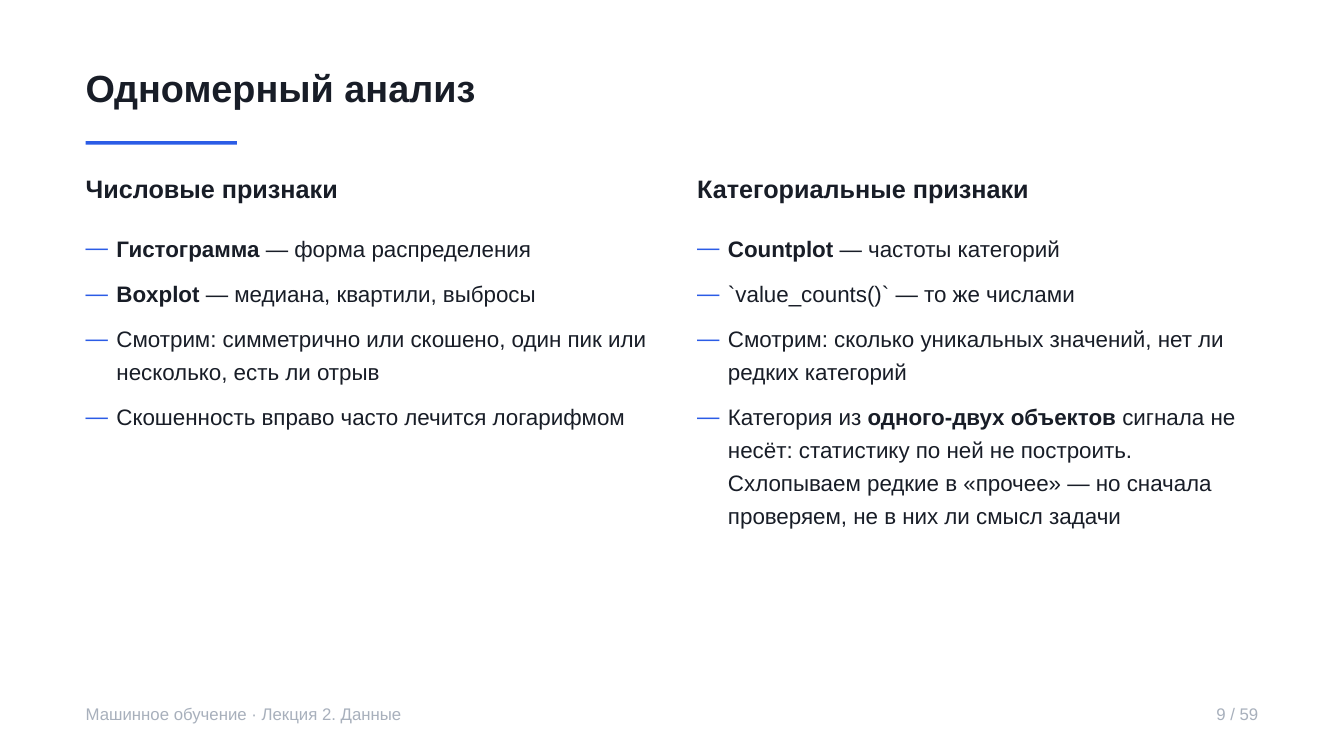
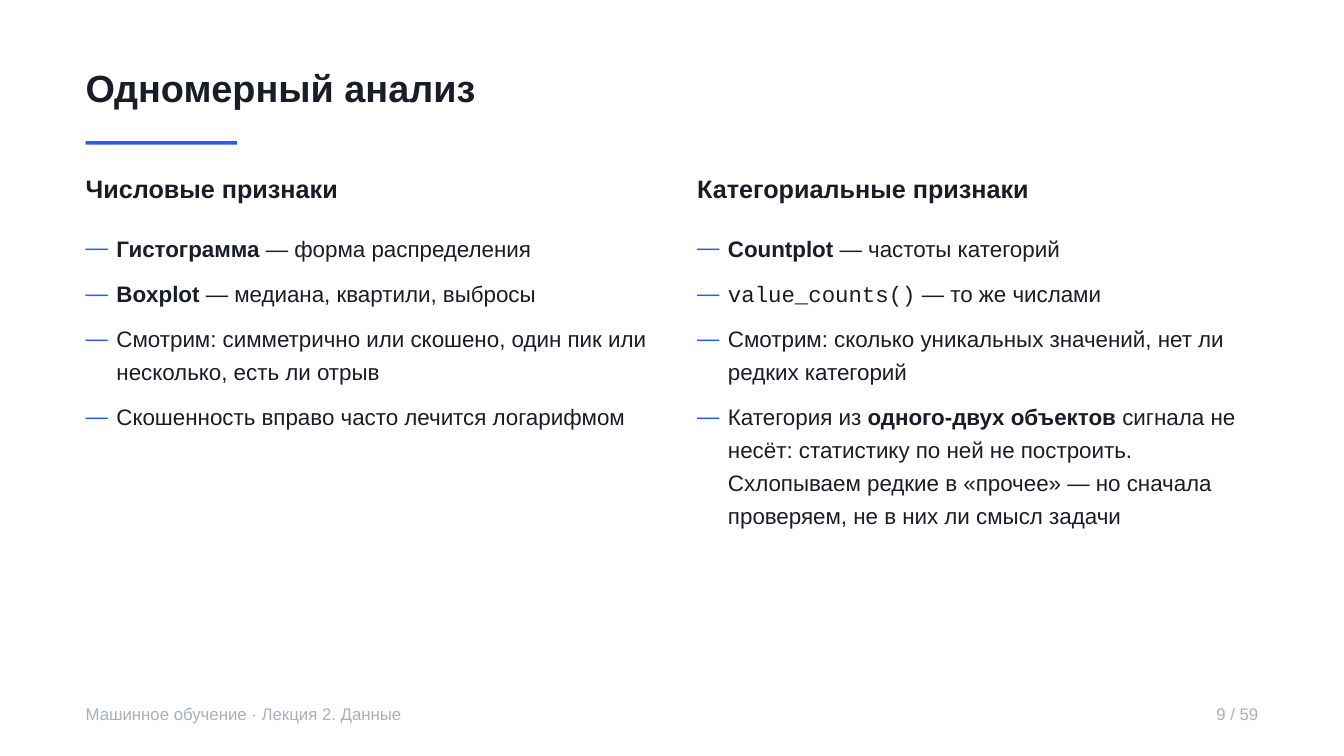
Before and after one commit to rustam-azimov/ml-course-spbu, a slide deck: slide 9 of lectures/lecture02.pptx. Drawn at 1344x756 pixels with LibreOffice and Linux fonts; fonts in the diff are those of the drawing. Boxes give left, top, right and bottom in pixels: in the first picture for what was removed or moved away, otherwise in the second. Text is boxed around its words. In the diff, an @@ line names an element or a change of style, - is before the commit and + after.

```diff
--- a/lectures/lecture02.pptx
+++ b/lectures/lecture02.pptx
@@ text at (728, 286, 1102, 307): text changed; font Arial to Courier New @@
-— `value_counts()` — то же числами
+— value_counts() — то же числами
```
Also in this commit, not shown: 3 other slides changed, 3 other files.
